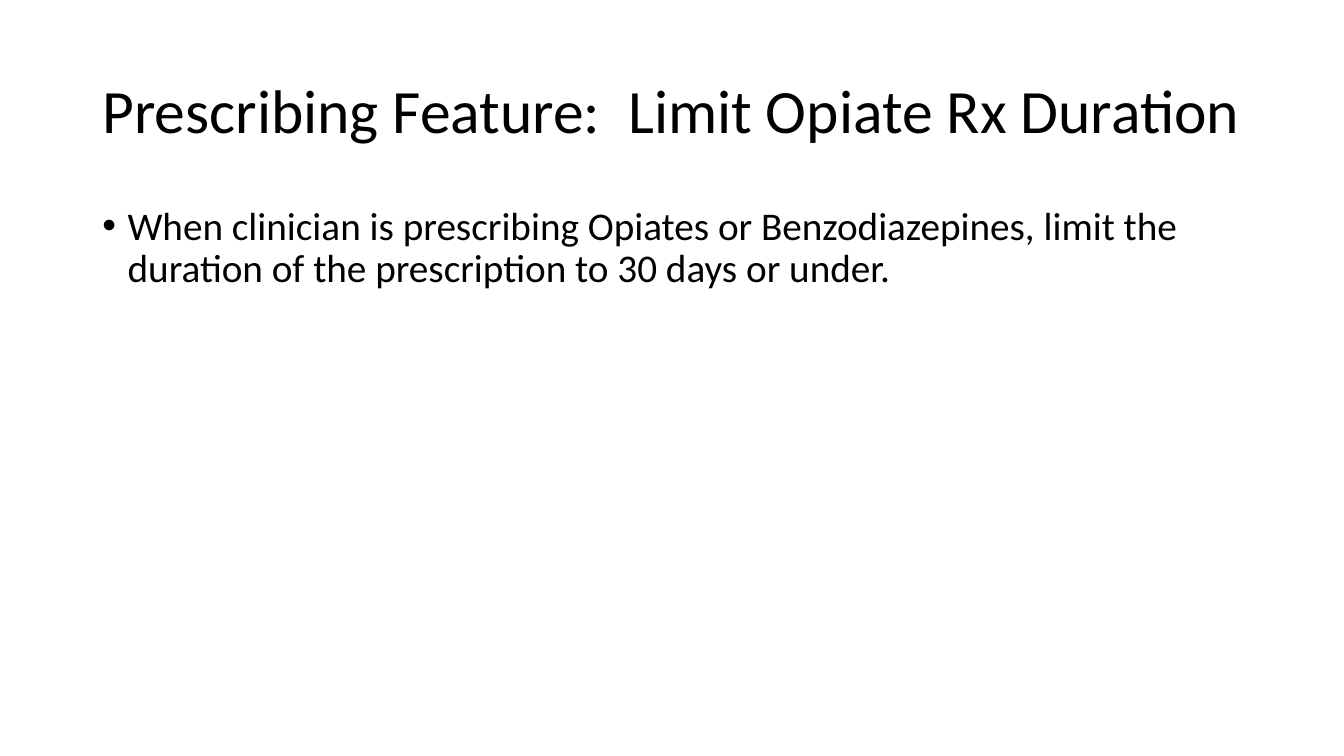
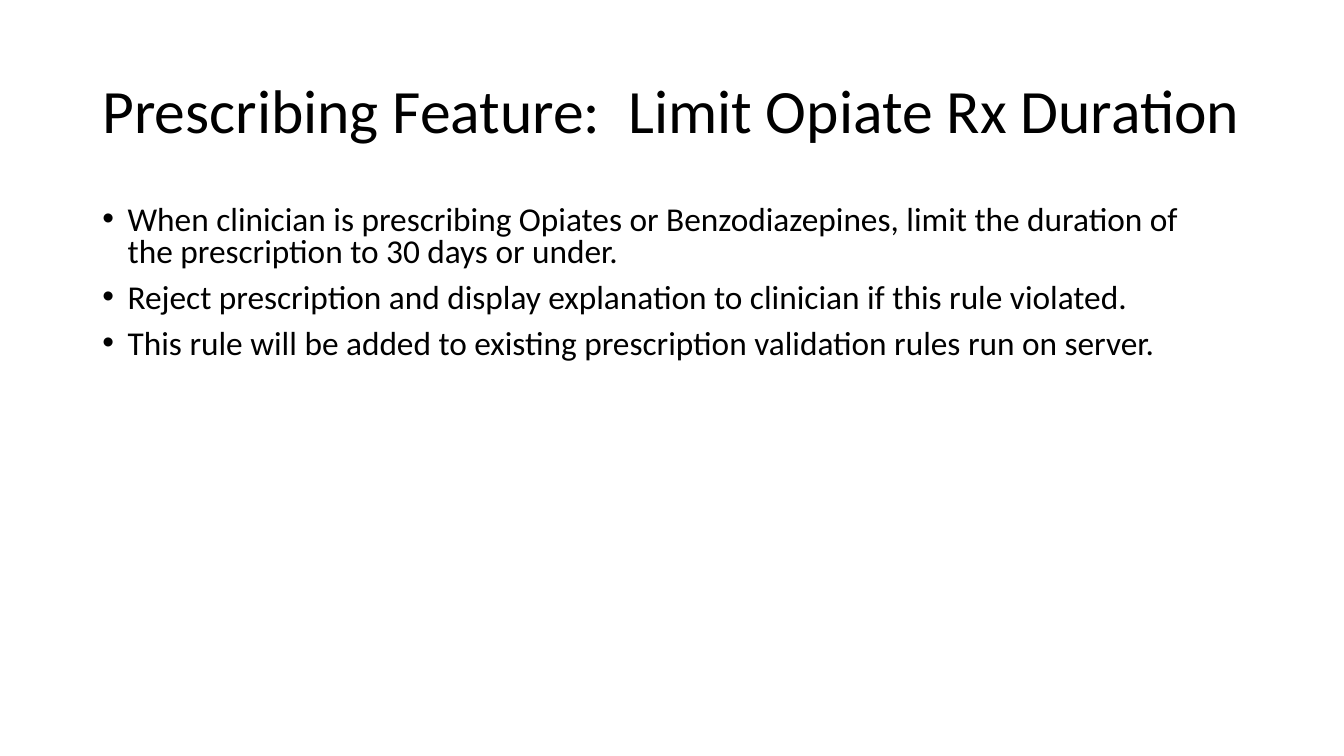
Before and after one commit to weaverj/testpyramidexample, a slide deck: slide 8 of Test Pyramid Presentation.pptx. Drawn at 1344x756 pixels with LibreOffice and Linux fonts; fonts in the diff are those of the drawing; background and template pictures are left out. Boxes give left, top, right and bottom in pixels: in the first picture for what was removed or moved away, otherwise in the second. Text is boxed around its words. In the diff, an @@ line names an element or a change of style, - is before the commit and + after.

```diff
--- a/Test Pyramid Presentation.pptx
+++ b/Test Pyramid Presentation.pptx
@@ text at [128,208,1178,269]: size 28 to 23.8 pt in "When clinician is prescribing Opiates or Benzodiazepines, ..."; line spacing 0.9 to 0.8 @@
@@ text at [128,286,1154,361]: paragraphs added @@
+• Reject prescription and display explanation to clinician if this rule violated.
+• This rule will be added to existing prescription validation rules run on server.
```
Also in this commit, not shown: 2 other slides changed, 2 slides added, 2 slides removed, 2 other files.
